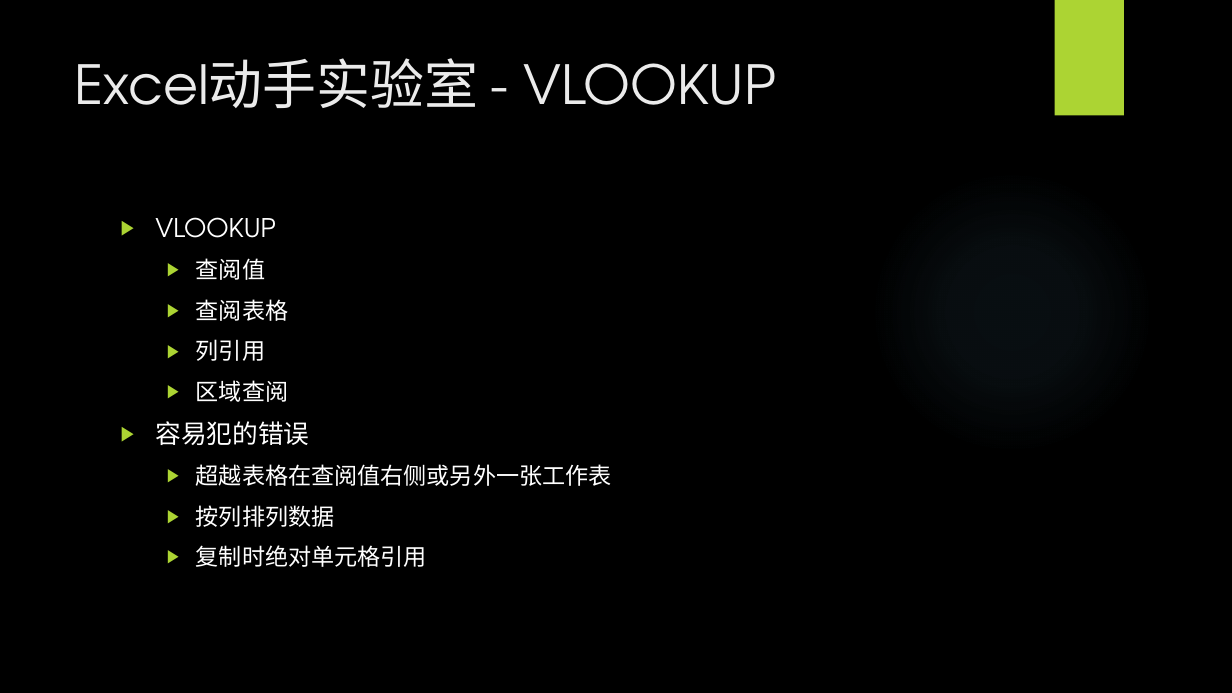
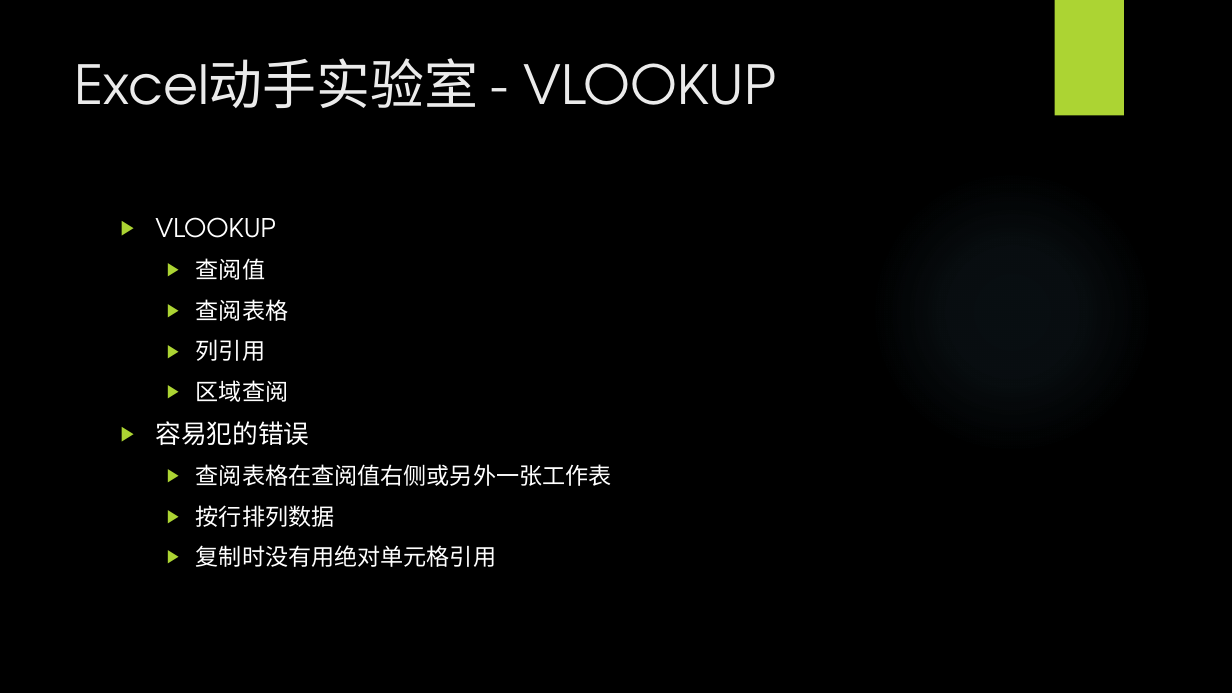
Before and after one commit to BigEgg/OfficeTraining, a slide deck: slide 20 of Excel动手实验室.pptx. Drawn at 1232x693 pixels with LibreOffice and Linux fonts; fonts in the diff are those of the drawing; background and template pictures are left out. Boxes give left, top, right and bottom in pixels: in the first picture for what was removed or moved away, otherwise in the second. Text is boxed around its words. In the diff, an @@ line names an element or a change of style, - is before the commit and + after.

Commit message:
Fix some error in slide 20

```diff
--- a/Excel动手实验室.pptx
+++ b/Excel动手实验室.pptx
@@ text at (x1=196, y1=464, x2=612, y2=567): text changed @@
-  ▶ 超越表格在查阅值右侧或另外一张工作表
-  ▶ 按列排列数据
-  ▶ 复制时绝对单元格引用
+  ▶ 查阅表格在查阅值右侧或另外一张工作表
+  ▶ 按行排列数据
+  ▶ 复制时没有用绝对单元格引用
```
